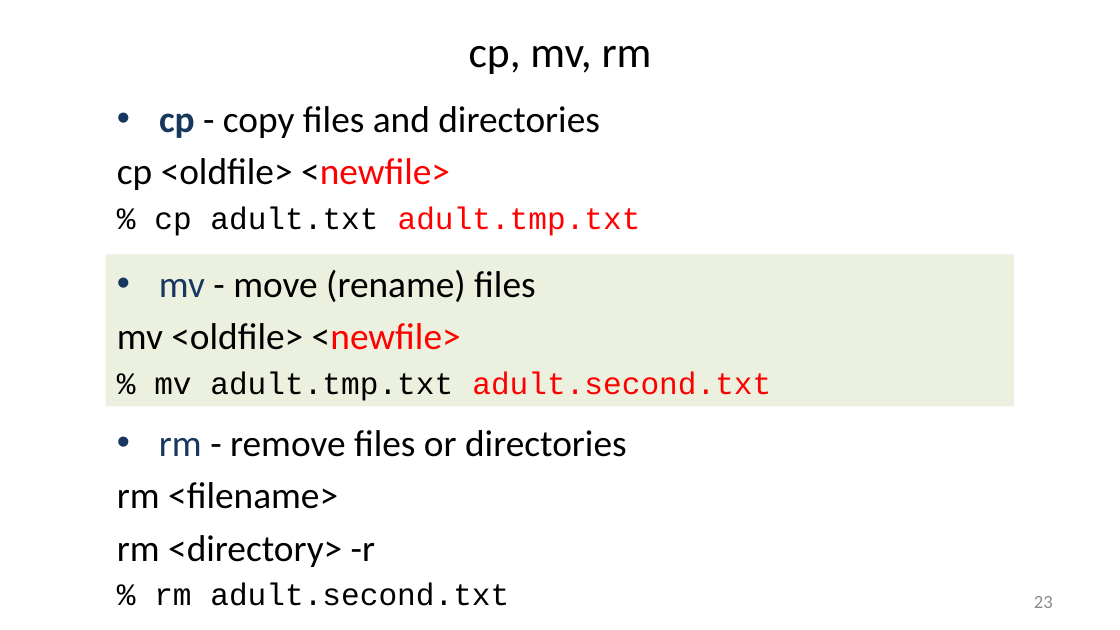
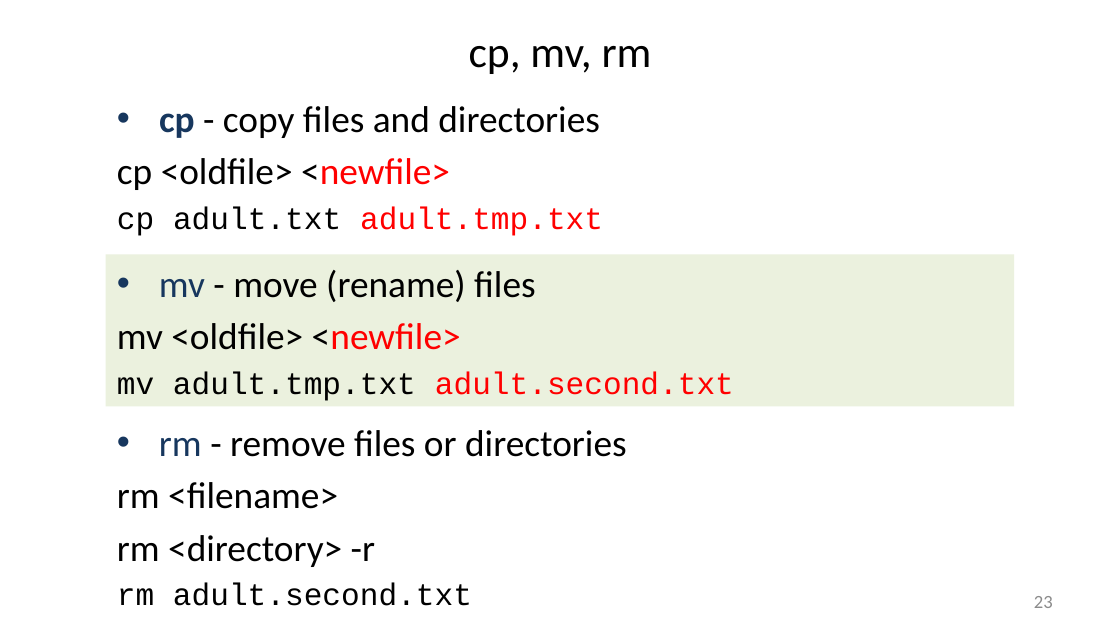
Before and after one commit to liu3zhenlab/teaching, a slide deck: slide 23 of PLPTH813Bioinformatis/2025/1_lecture/lecture02_unix.pptx. Drawn at 1120x630 pixels with LibreOffice and Linux fonts; fonts in the diff are those of the drawing. Boxes give left, top, right and bottom in pixels: in the first picture for what was removed or moved away, otherwise in the second. Text is boxed around its words. In the diff, an @@ line names an element or a change of style, - is before the commit and + after.

```diff
--- a/PLPTH813Bioinformatis/2025/1_lecture/lecture02_unix.pptx
+++ b/PLPTH813Bioinformatis/2025/1_lecture/lecture02_unix.pptx
@@ text at (x1=117, y1=206, x2=603, y2=236): text changed @@
-% cp adult.txt adult.tmp.txt
+cp adult.txt adult.tmp.txt
@@ text in rectangle at (x1=117, y1=372, x2=734, y2=401): text changed; text colour #000000 to #FF0000 @@
-% mv adult.tmp.txt adult.second.txt
+mv adult.tmp.txt adult.second.txt
@@ text at (x1=117, y1=583, x2=472, y2=606): text changed @@
-% rm adult.second.txt
+rm adult.second.txt
```
Also in this commit, not shown: 17 other slides changed.
